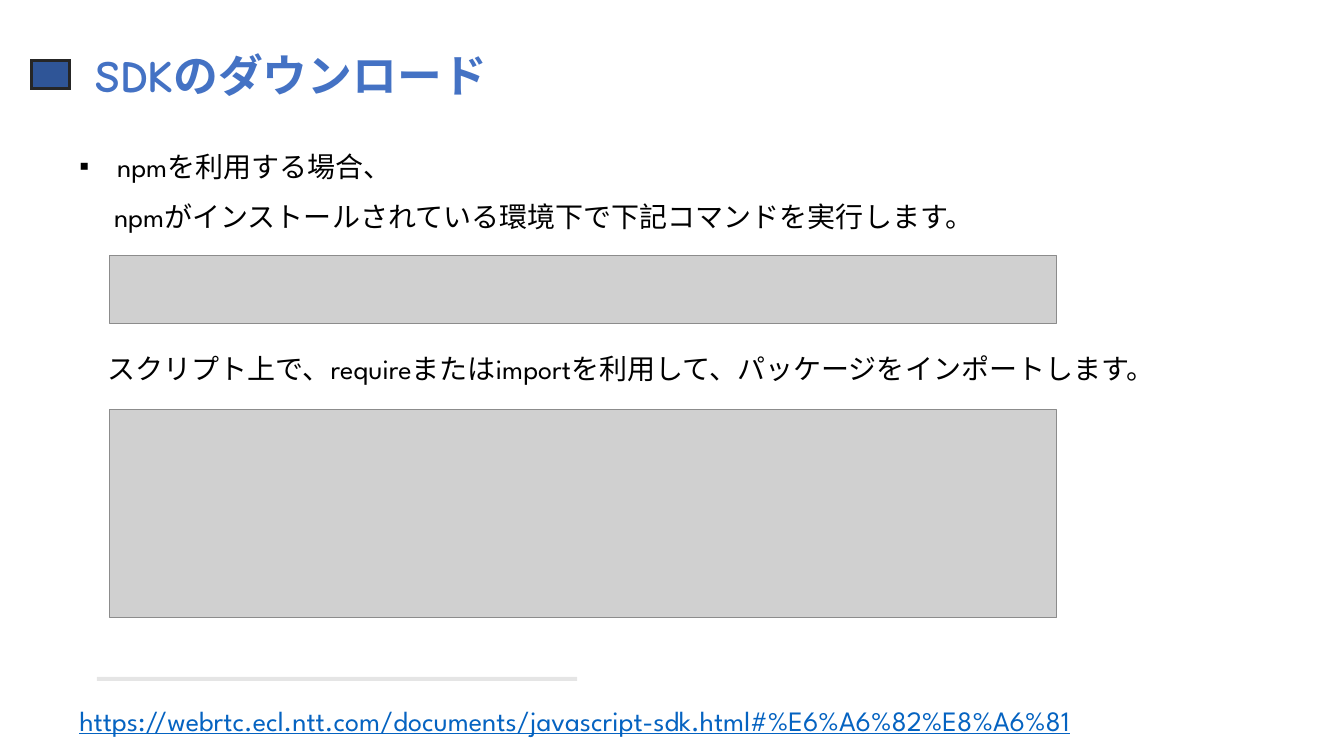
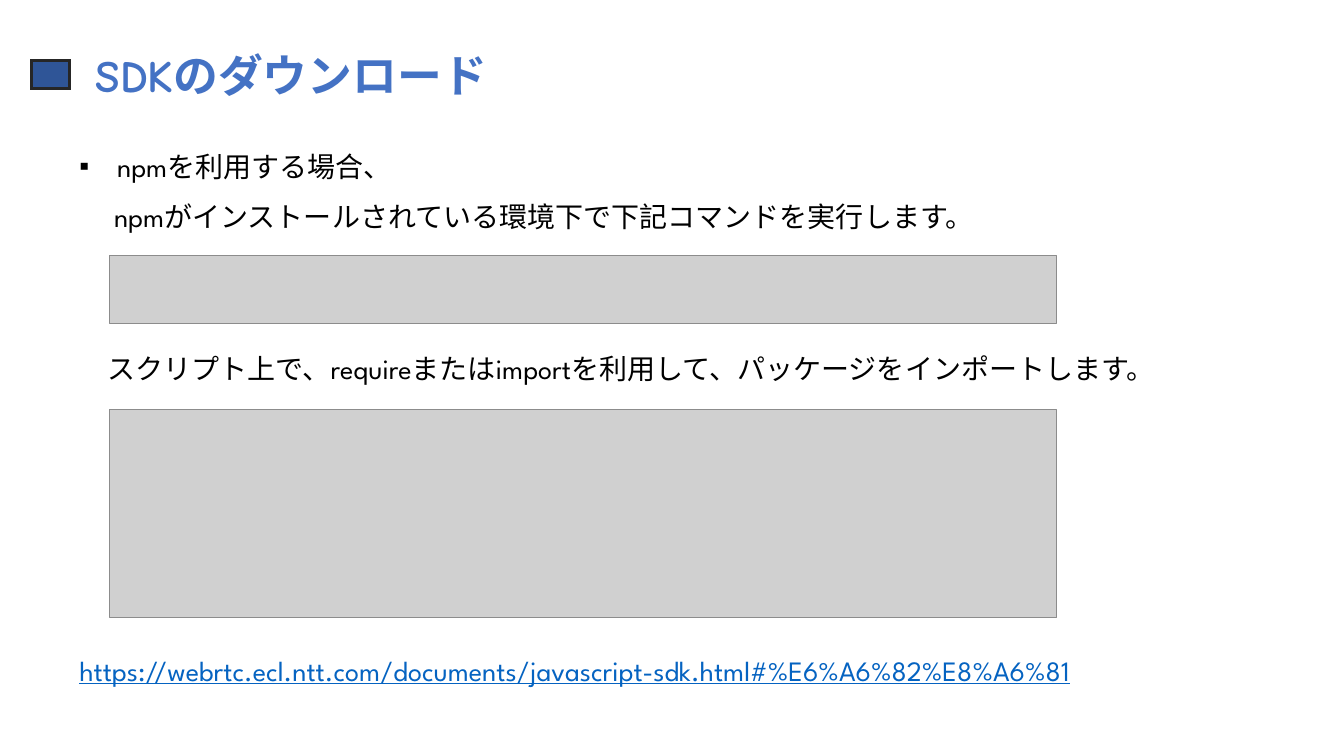
Before and after one commit to hninhnin95/webrtc-skyway, a slide deck: slide 10 of doc/勉強会_WebRTC_SkyWay.pptx. Drawn at 1344x756 pixels with LibreOffice and Linux fonts; fonts in the diff are those of the drawing; grey boxes stand for pictures. Boxes give left, top, right and bottom in pixels: in the first picture for what was removed or moved away, otherwise in the second. Text is boxed around its words. In the diff, an @@ line names an element or a change of style, - is before the commit and + after.

```diff
--- a/doc/勉強会_WebRTC_SkyWay.pptx
+++ b/doc/勉強会_WebRTC_SkyWay.pptx
@@ text "npmを利用する場合、" rewrapped from [79, 153, 1154, 737] to [79, 153, 1154, 687] @@
@@ line removed from (97, 680) to (577, 680) @@
```
Also in this commit, not shown: 7 other slides changed.
